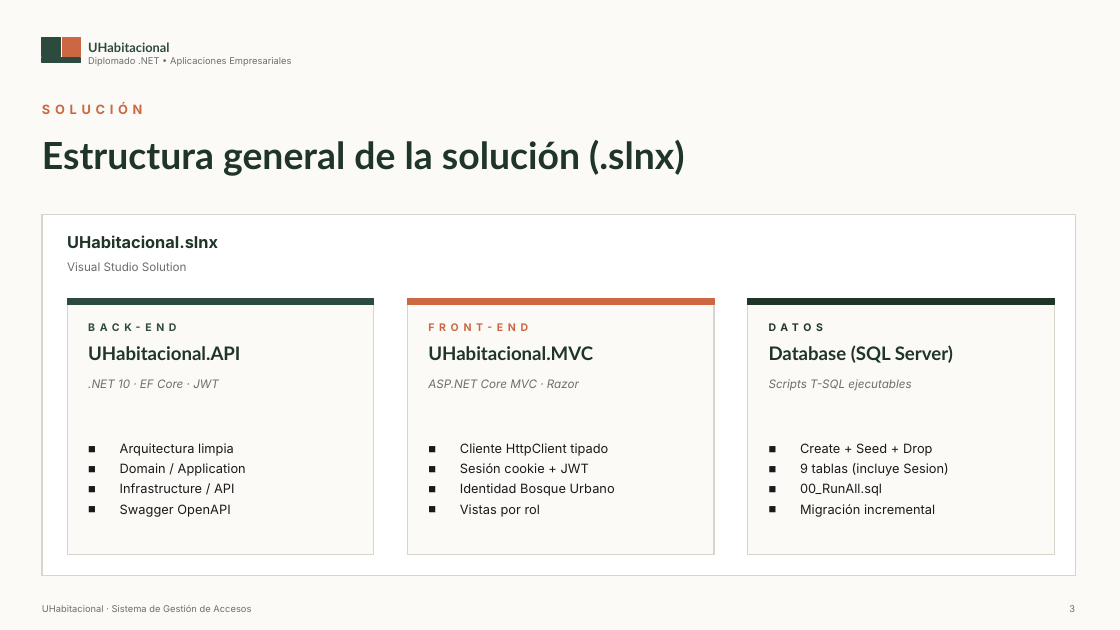
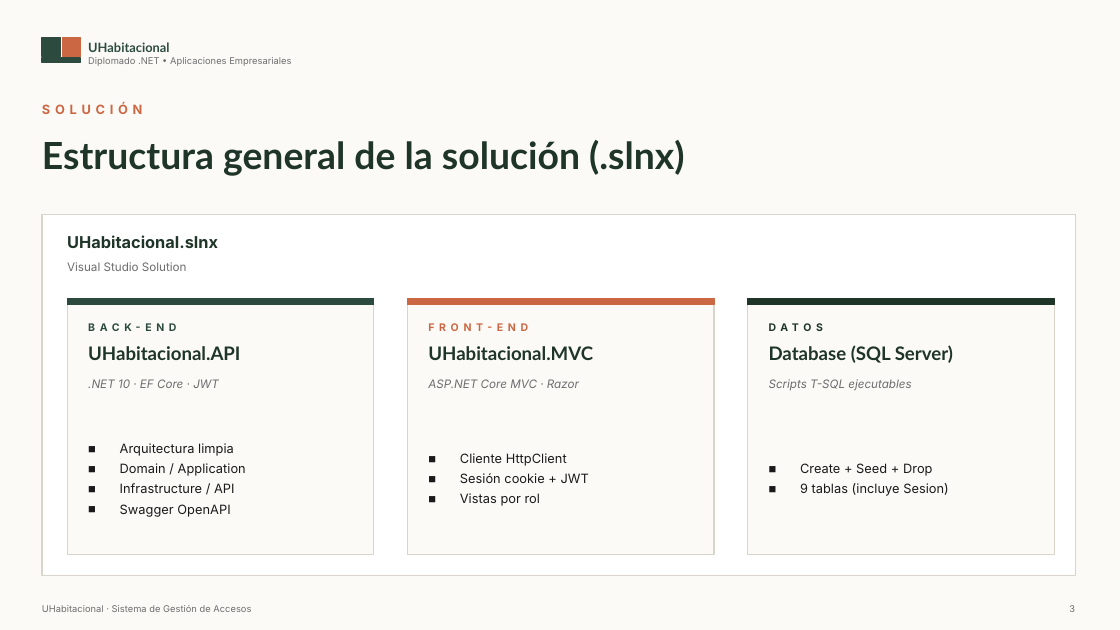
Before and after one commit to AlejandraEscobar3G/UHabitacional, a slide deck: slide 3 of UHabitacional_Presentacion.pptx. Drawn at 1120x630 pixels with LibreOffice and Linux fonts; fonts in the diff are those of the drawing. Boxes give left, top, right and bottom in pixels: in the first picture for what was removed or moved away, otherwise in the second. Text is boxed around its words. In the diff, an @@ line names an element or a change of style, - is before the commit and + after.

```diff
--- a/UHabitacional_Presentacion.pptx
+++ b/UHabitacional_Presentacion.pptx
@@ text at (460,453,567,466): text changed @@
-■ Cliente HttpClient tipado
+■ Cliente HttpClient
@@ text at (460,483,615,496): paragraph removed @@
-■ Identidad Bosque Urbano
@@ text at (800,483,935,517): paragraphs removed @@
-■ 00_RunAll.sql
-■ Migración incremental
```
Also in this commit, not shown: 4 other slides changed, 1 slide removed, 7 other files.
